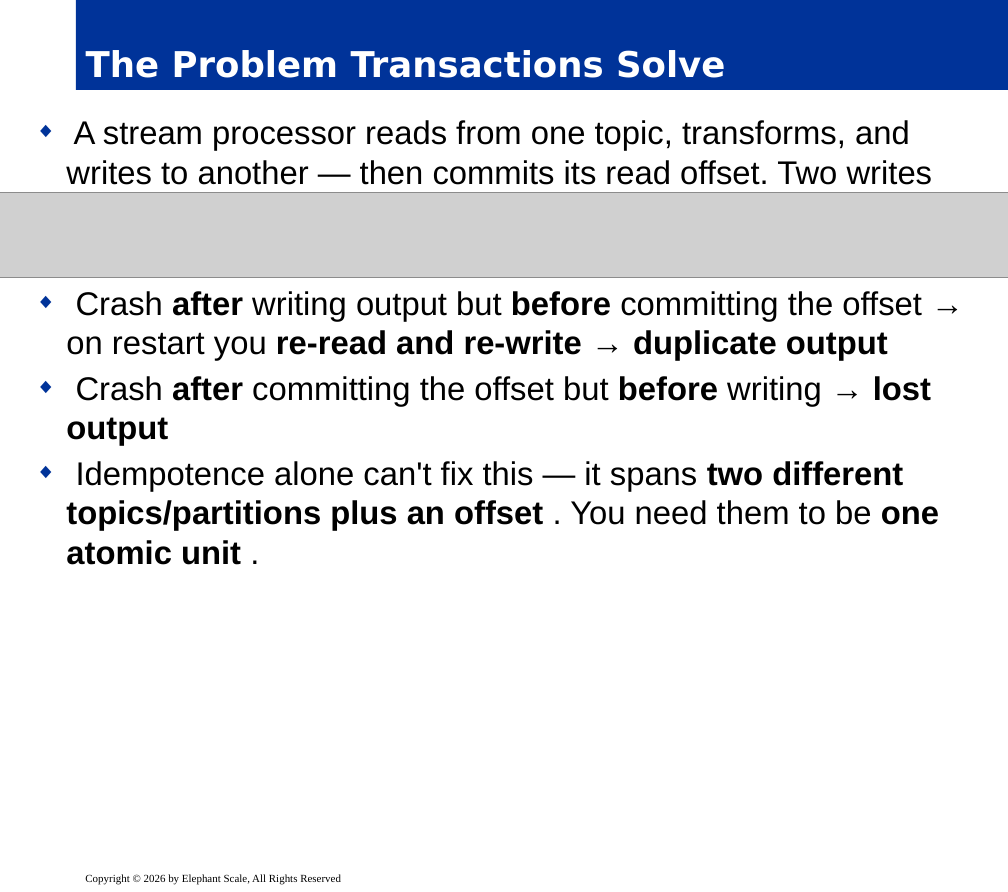
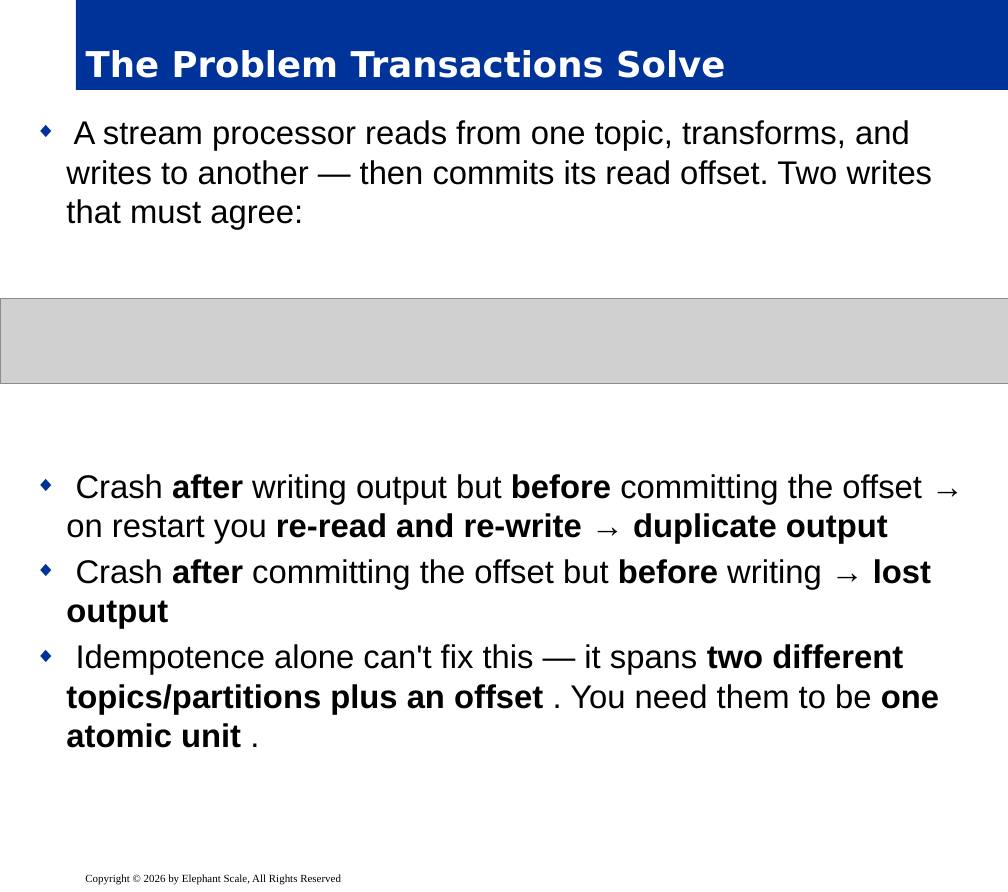
Before and after one commit to elephantscale/Apache-Kafka-for-Developers, a slide deck: slide 5 of slides/release/07__inter-3-delivery-transactions.pptx. Drawn at 1008x892 pixels with LibreOffice and Linux fonts; fonts in the diff are those of the drawing; grey boxes stand for pictures; background and template pictures are left out. Boxes give left, top, right and bottom in pixels: in the first picture for what was removed or moved away, otherwise in the second. Text is boxed around its words. In the diff, an @@ line names an element or a change of style, - is before the commit and + after.

```diff
--- a/slides/release/07__inter-3-delivery-transactions.pptx
+++ b/slides/release/07__inter-3-delivery-transactions.pptx
@@ text "A stream processor reads from ..." rewrapped from [66, 120, 939, 565] to [66, 120, 939, 748] @@
@@ picture: place and size @@
-picture at [0, 193, 1008, 277]
+picture at [1, 299, 1008, 384]
```
Also in this commit, not shown: 7 other slides changed.
